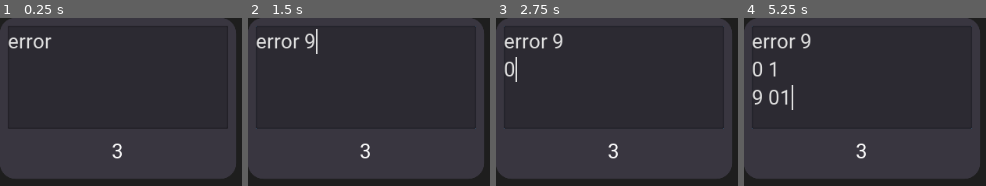
Above: before the commit, frames 1-4 (left to right).
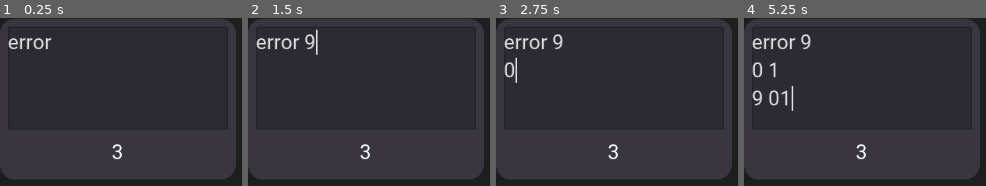
Above: after the commit, the same moments.

Repository: creikey/synapse-test
Game: Godot game, scene res://Instruction/Instruction.tscn
Same seed, same stepped clock (60 frames per second), same inputs: the game is played once before the commit and once after it. This scene is started directly instead of the project's main scene.
Inputs (mouse positions are in pixels of both pictures, inside the frame that each line leads up to):
- Up to frame 1 (0.25 s): no input
- Up to frame 2 (1.5 s): tap Enter at 0.5 s; move the mouse to (366, 98) at 0.52 s; tap 1 at 0.6 s; click (366, 98) at 0.67 s; tap Space (editor_pan) at 1.25 s; move the mouse to (outside the picture) at 1.27 s; tap 9 at 1.35 s; click (outside the picture) at 1.42 s
- Up to frame 3 (2.75 s): tap Enter at 2 s; move the mouse to (outside the picture) at 2.02 s; tap 0 at 2.1 s; click (outside the picture) at 2.17 s
- Up to frame 4 (5.25 s): tap Space (editor_pan) at 2.75, 4.25 s; move the mouse to (outside the picture) at 2.77 s; tap 1 at 2.85, 5.1 s; click (outside the picture) at 2.92 s; tap Enter at 3.5 s; move the mouse to (outside the picture) at 3.52 s; tap 9 at 3.6 s; click (outside the picture) at 3.67 s; click (outside the picture) at 4.15 s; move the mouse to (903, 180) at 4.27 s; tap 0 at 4.35 s; click (903, 180) at 4.42 s; move the mouse to (outside the picture) at 5.02 s; click (outside the picture) at 5.17 s

The runs differ from the first frame. In frame 1, 0.7% of the frame differs, in the area x 1-97%, y 0-96%; in frame 2, 0.9%; in frame 3, 1.0%; in frame 4, 1.4%.

Commit message:
Implement selection and deselection

Diff:
--- a/src/Graph/Graph.gd
+++ b/src/Graph/Graph.gd
@@ -13,6 +13,8 @@
 
 # data cached from load
 var _max_ring_of_complexity: int = -1
+
+var _selected_instructions: Array = []
 
 func get_data() -> String:
 	# has the header line as the top
@@ -150,3 +152,13 @@
 	cur_instruction.next_step_indices = next_indices.duplicate(true)
 	cur_instruction.position_override_vector2 = position_override_vector2
 	cur_instruction.currently_displayed = _currently_displayed
+	cur_instruction.connect("selected", self, "_on_instruction_selected", [cur_instruction])
+
+func _on_instruction_selected(instruction_reference: Instruction):
+	_selected_instructions.append(instruction_reference)
+
+func _unhandled_input(event):
+	if event.is_action_pressed("editor_click"):
+		for instruction in _selected_instructions:
+			instruction.selected = false
+		_selected_instructions.clear()
--- a/src/Instruction/Instruction.gd
+++ b/src/Instruction/Instruction.gd
@@ -2,6 +2,7 @@
 
 class_name Instruction
 
+signal selected
 signal moved
 
 const SELECTED_PANEL_CONTAINER: StyleBox = preload("res://Styleboxes/SelectedPanelContainer.tres")
@@ -18,6 +19,8 @@
 var selected: bool = false setget set_selected
 
 func set_selected(new_selected):
+	if new_selected and not selected:
+		emit_signal("selected")
 	selected = new_selected
 	if selected:
 		add_stylebox_override("panel", SELECTED_PANEL_CONTAINER)
@@ -62,7 +65,7 @@
 		_update_line_target(target_instruction)
 
 func _input(event):
-	if event is InputEventMouseMotion and selected:
+	if event is InputEventMouseMotion and selected and Input.is_action_pressed("editor_click"):
 		var relative_movement: Vector2 = event.relative
 		# transform from viewport space to local space
 		relative_movement = relative_movement / get_viewport().canvas_transform.get_scale()
@@ -86,5 +89,5 @@
 
 
 func _on_Instruction_gui_input(event):
-	if event is InputEventMouseButton and event.button_index == 1:
-		self.selected = event.is_pressed()
+	if event is InputEventMouseButton and event.button_index == 1 and event.is_pressed():
+		self.selected = true
--- a/src/Instruction/Instruction.tscn
+++ b/src/Instruction/Instruction.tscn
@@ -6,8 +6,9 @@
 [node name="Instruction" type="PanelContainer"]
 anchor_right = 1.0
 anchor_bottom = 1.0
+margin_top = 1.0
 margin_right = -722.0
-margin_bottom = -394.0
+margin_bottom = -393.0
 theme = ExtResource( 1 )
 script = ExtResource( 2 )
 __meta__ = {
--- a/src/Main.tscn
+++ b/src/Main.tscn
@@ -8,6 +8,7 @@
 [ext_resource path="res://UI/FileMenu/ToClipButton.gd" type="Script" id=6]
 [ext_resource path="res://Circles.gd" type="Script" id=7]
 [ext_resource path="res://UI/ToolBar.gd" type="Script" id=8]
+[ext_resource path="res://RubberBandSelector.gd" type="Script" id=9]
 
 [node name="Main" type="Control"]
 anchor_right = 1.0
@@ -69,6 +70,13 @@
 z_index = -3
 z_as_relative = false
 script = ExtResource( 7 )
+
+[node name="RubberBandSelector" type="ColorRect" parent="."]
+color = Color( 1, 1, 1, 0.203922 )
+script = ExtResource( 9 )
+__meta__ = {
+"_edit_use_anchors_": false
+}
 [connection signal="load_data" from="UI" to="Graph" method="_on_UI_load_data"]
 [connection signal="pressed" from="UI/FileMenu/LoadButton" to="UI" method="_on_LoadButton_pressed"]
 [connection signal="pressed" from="UI/FileMenu/ToClipButton" to="UI" method="_on_ToClipButton_pressed"]
--- /dev/null
+++ b/src/RubberBandSelector.gd
@@ -0,0 +1,4 @@
+extends ColorRect
+
+func _unhandled_input(event):
+	pass
--- a/src/project.godot
+++ b/src/project.godot
@@ -72,6 +72,11 @@
 "events": [ Object(InputEventMouseButton,"resource_local_to_scene":false,"resource_name":"","device":0,"alt":false,"shi …(212 unchanged characters)…
  ]
 }
+editor_click={
+"deadzone": 0.5,
+"events": [ Object(InputEventMouseButton,"resource_local_to_scene":false,"resource_name":"","device":0,"alt":false,"shift":false,"control":false,"meta":false,"command":false,"button_mask":0,"position":Vector2( 0, 0 ),"global_position":Vector2( 0, 0 ),"factor":1.0,"button_index":1,"pressed":false,"doubleclick":false,"script":null)
+ ]
+}
 
 [rendering]
 
Not shown: 1 places in src/Main.tscn that only renumber resources
